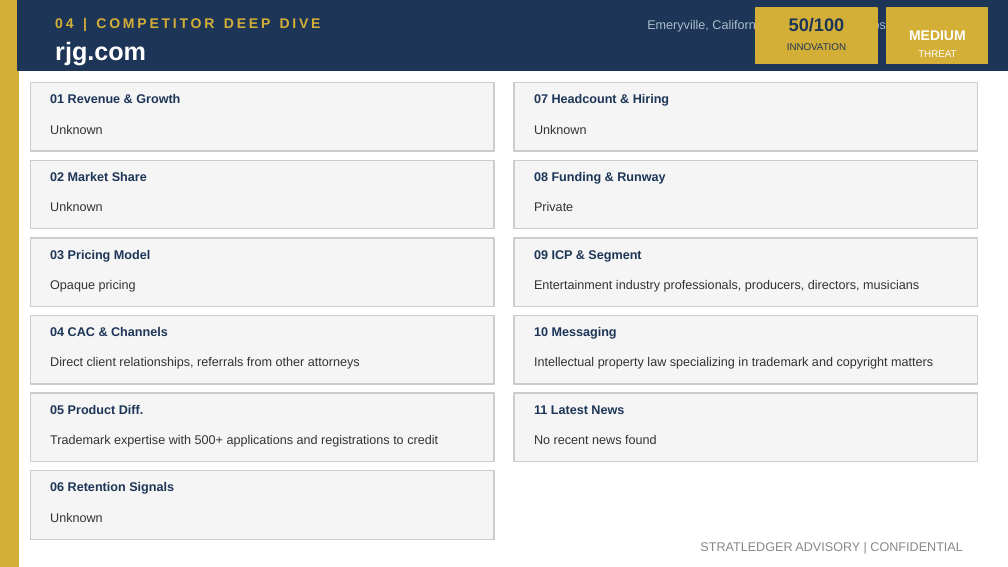
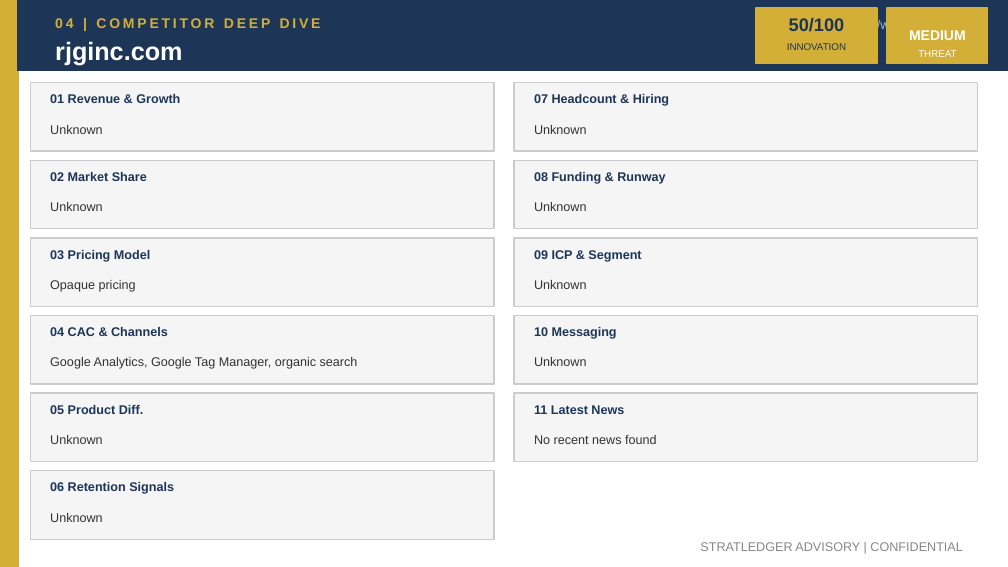
Before and after one commit to apexmakeshop-dot/droplet-commands, a slide deck: slide 6 of mesh_bioplastics_CI_Report.pptx. Drawn at 1008x567 pixels with LibreOffice and Linux fonts; fonts in the diff are those of the drawing. Boxes give left, top, right and bottom in pixels: in the first picture for what was removed or moved away, otherwise in the second. Text is boxed around its words. In the diff, an @@ line names an element or a change of style, - is before the commit and + after.

```diff
--- a/mesh_bioplastics_CI_Report.pptx
+++ b/mesh_bioplastics_CI_Report.pptx
@@ text at (780, 19, 967, 32): text changed @@
-Emeryville, California, United States | https://www.rjg.com
+Unknown | https://www.rjginc.com
@@ text at (55, 41, 182, 66): text changed @@
-rjg.com
+rjginc.com
@@ text at (534, 202, 587, 211): text changed @@
-Private
+Unknown
@@ text at (534, 280, 587, 289): text changed @@
-Entertainment industry professionals, producers, directors, musicians
+Unknown
@@ text at (50, 357, 358, 369): text changed @@
-Direct client relationships, referrals from other attorneys
+Google Analytics, Google Tag Manager, organic search
@@ text at (534, 357, 587, 366): text changed @@
-Intellectual property law specializing in trademark and copyright matters
+Unknown
@@ text at (50, 435, 103, 444): text changed @@
-Trademark expertise with 500+ applications and registrations to credit
+Unknown
```
Also in this commit, not shown: 5 other slides changed.
